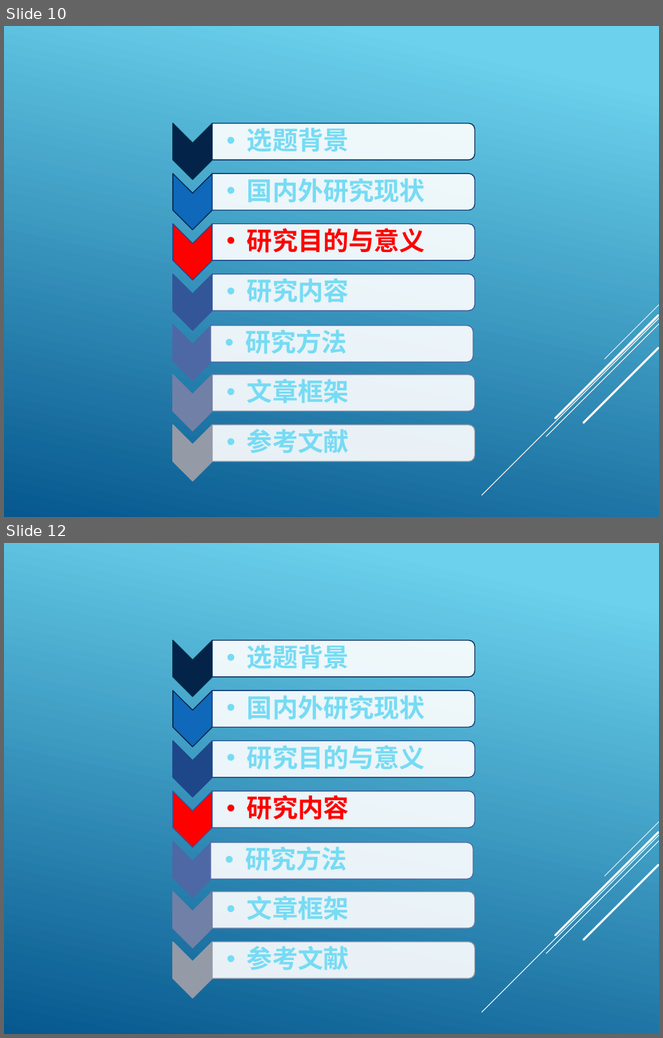
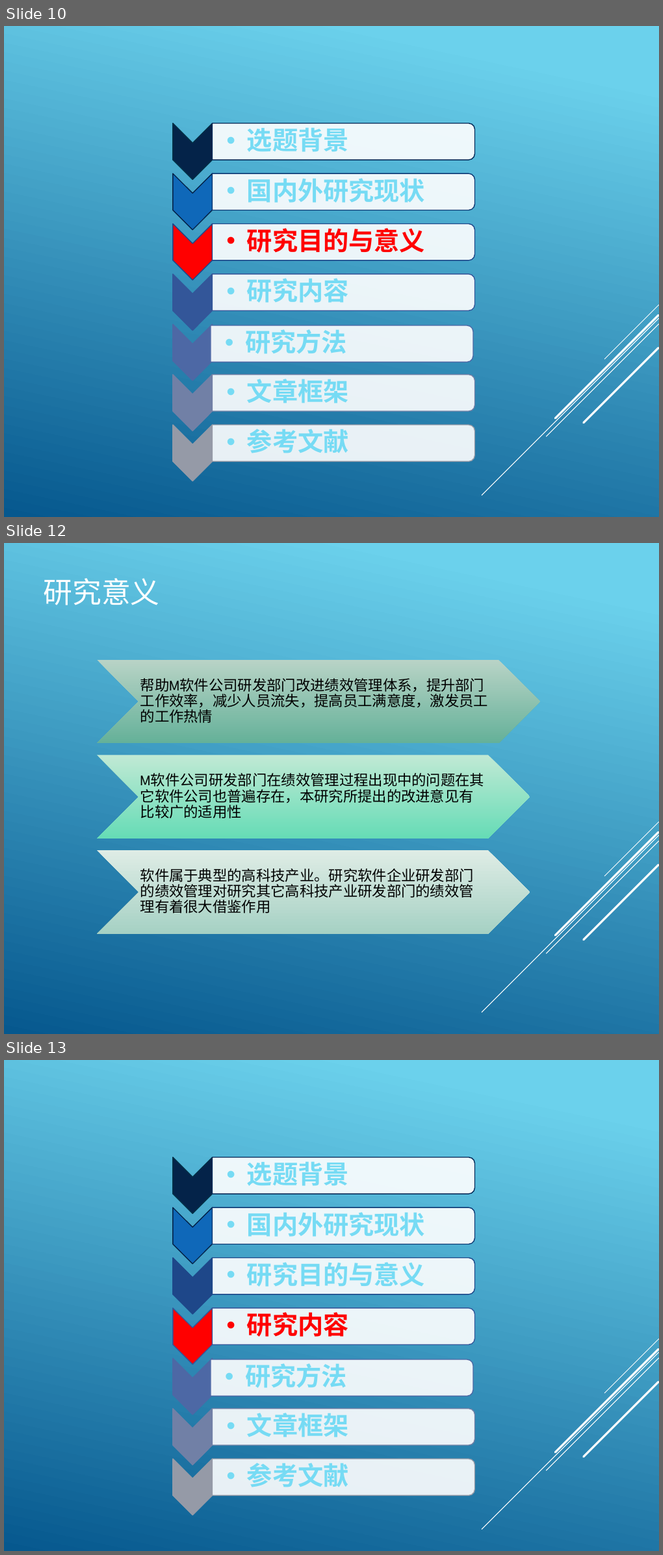
Before and after one commit to HJ8905/MyDocument, a slide deck: MBA/开题报告 .pptx. Shown one above the other, each under a label of ours: slides 10 and 12 before the commit, slides 10, 12 and 13 after it; the slides between them are not shown. The pictures are 663x1038 and 663x1555 pixels, drawn with LibreOffice and Linux fonts; fonts in the diff are those of the drawing. Boxes give left, top, right and bottom in pixels: in the first picture for what was removed or moved away, otherwise in the second. Text is boxed around its words. In the diff, an @@ line names an element or a change of style, - is before the commit and + after.

```diff
--- a/MBA/开题报告 .pptx
+++ b/MBA/开题报告 .pptx
@@ slide 12 added at bbox=[4, 543, 659, 1034], background gradient #6ED2EB to #06588E; not listed: 5 template elements that a slide beside it also shows @@
@@ title added at bbox=[43, 578, 159, 605], 32 pt, text #FFFFFF @@
+研究意义
@@ group added at bbox=[97, 659, 541, 934]: 3 chevrons, 3 texts @@
+帮助M软件公司研发部门改进绩效管理体系，提升部门工作效率，减少人员流失，提高员工满意度，激发员工的工作热情
+M软件公司研发部门在绩效管理过程出现中的问题在其它软件公司也普遍存在，本研究所提出的改进意见有比较广的适用性
+软件属于典型的高科技产业。研究软件企业研发部门的绩效管理对研究其它高科技产业研发部门的绩效管理有着很大借鉴作用
@@ what was slide 12 is now slide 13 @@
```
Also in this commit, not shown: 1 other slide added, 2 slides removed.
